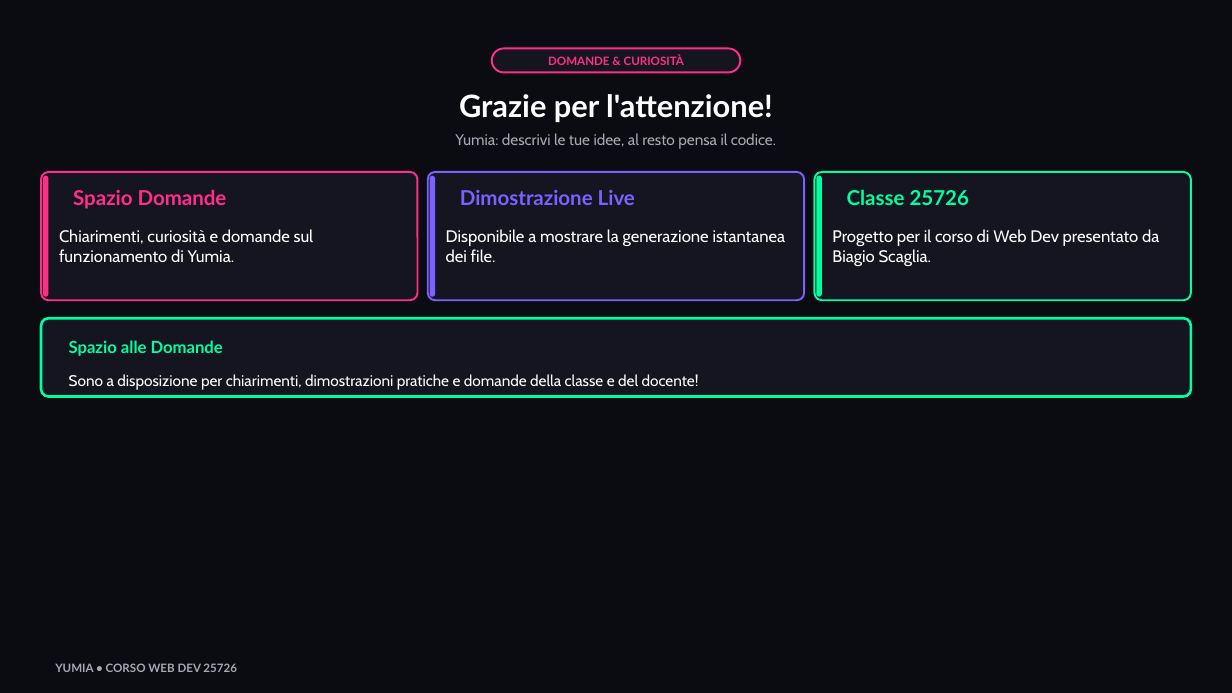
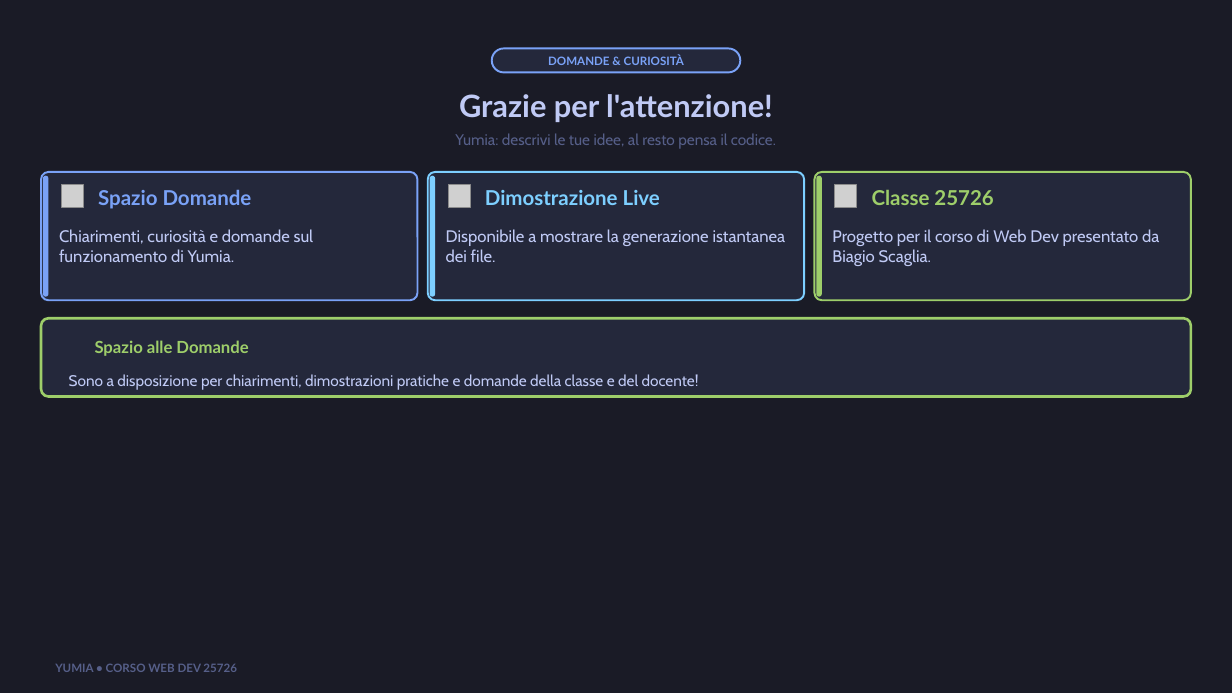
Before and after one commit to biagio-scaglia/Yumia-MD, a slide deck: slide 12 of presentation.pptx. Drawn at 1232x693 pixels with LibreOffice and Linux fonts; fonts in the diff are those of the drawing; grey boxes stand for pictures; background and template pictures are left out. Boxes give left, top, right and bottom in pixels: in the first picture for what was removed or moved away, otherwise in the second. Text is boxed around its words. In the diff, an @@ line names an element or a change of style, - is before the commit and + after.

```diff
--- a/presentation.pptx
+++ b/presentation.pptx
@@ background #0B0B12 to #1A1B26 @@
@@ text "DOMANDE & CURIOSITÀ" at bbox=[548, 55, 684, 65]: text colour #FF2E88 to #7AA2F7 @@
@@ rounded rectangle at bbox=[492, 48, 740, 72]: fill #151522 to #24283B; outline #FF2E88 1.5 pt to #7AA2F7 1.5 pt @@
@@ text "Yumia: descrivi le tue idee, ..." at bbox=[455, 133, 776, 149]: text colour #A7A7B5 to #565F89 @@
@@ rounded rectangle at bbox=[41, 172, 417, 300]: fill #151522 to #24283B; outline #FF2E88 1.5 pt to #7AA2F7 1.5 pt @@
@@ rounded rectangle at bbox=[43, 176, 48, 297]: fill #FF2E88 to #7AA2F7 @@
@@ rounded rectangle at bbox=[428, 172, 804, 300]: fill #151522 to #24283B; outline #7B61FF 1.5 pt to #7DCFFF 1.5 pt @@
@@ rounded rectangle at bbox=[430, 176, 435, 297]: fill #7B61FF to #7DCFFF @@
@@ rounded rectangle at bbox=[814, 172, 1190, 300]: fill #151522 to #24283B; outline #00FF9F 1.5 pt to #9ECE6A 1.5 pt @@
@@ rounded rectangle at bbox=[816, 176, 822, 297]: fill #00FF9F to #9ECE6A @@
@@ picture added at bbox=[61, 185, 83, 207] @@
@@ text "Spazio Domande" at bbox=[98, 189, 252, 209]: text colour #FF2E88 to #7AA2F7 @@
@@ text "Spazio Domande": place and size @@
-text "Spazio Domande" at bbox=[73, 189, 227, 209]
+text "Spazio Domande" at bbox=[98, 189, 252, 209]
@@ picture added at bbox=[448, 185, 470, 207] @@
@@ text "Dimostrazione Live": place and size @@
-text "Dimostrazione Live" at bbox=[460, 190, 635, 205]
+text "Dimostrazione Live" at bbox=[485, 190, 660, 205]
@@ text "Dimostrazione Live" at bbox=[485, 190, 660, 205]: text colour #7B61FF to #7DCFFF @@
@@ picture added at bbox=[835, 185, 857, 207] @@
@@ text "Classe 25726" at bbox=[872, 189, 993, 205]: text colour #00FF9F to #9ECE6A @@
@@ text "Classe 25726": place and size @@
-text "Classe 25726" at bbox=[847, 189, 969, 205]
+text "Classe 25726" at bbox=[872, 189, 993, 205]
@@ rounded rectangle at bbox=[41, 318, 1190, 396]: fill #151522 to #24283B; outline #00FF9F 2 pt to #9ECE6A 2 pt @@
@@ text "Spazio alle Domande": place and size @@
-text "Spazio alle Domande" at bbox=[69, 340, 223, 356]
+text "Spazio alle Domande" at bbox=[95, 340, 248, 356]
@@ text "Spazio alle Domande" at bbox=[95, 340, 248, 356]: text colour #00FF9F to #9ECE6A @@
@@ text colour #FFFFFF to #C0CAF5 in 5 elements at bbox=[459, 94, 773, 122], bbox=[59, 229, 314, 262], bbox=[446, 229, 786, 262], bbox=[832, 229, 1159, 266], bbox=[69, 374, 699, 390] @@
@@ text "YUMIA • CORSO WEB DEV ..." at bbox=[55, 663, 237, 672]: text colour #A7A7B5 to #565F89 @@
```
Also in this commit, not shown: 11 other slides changed, 22 other files.
